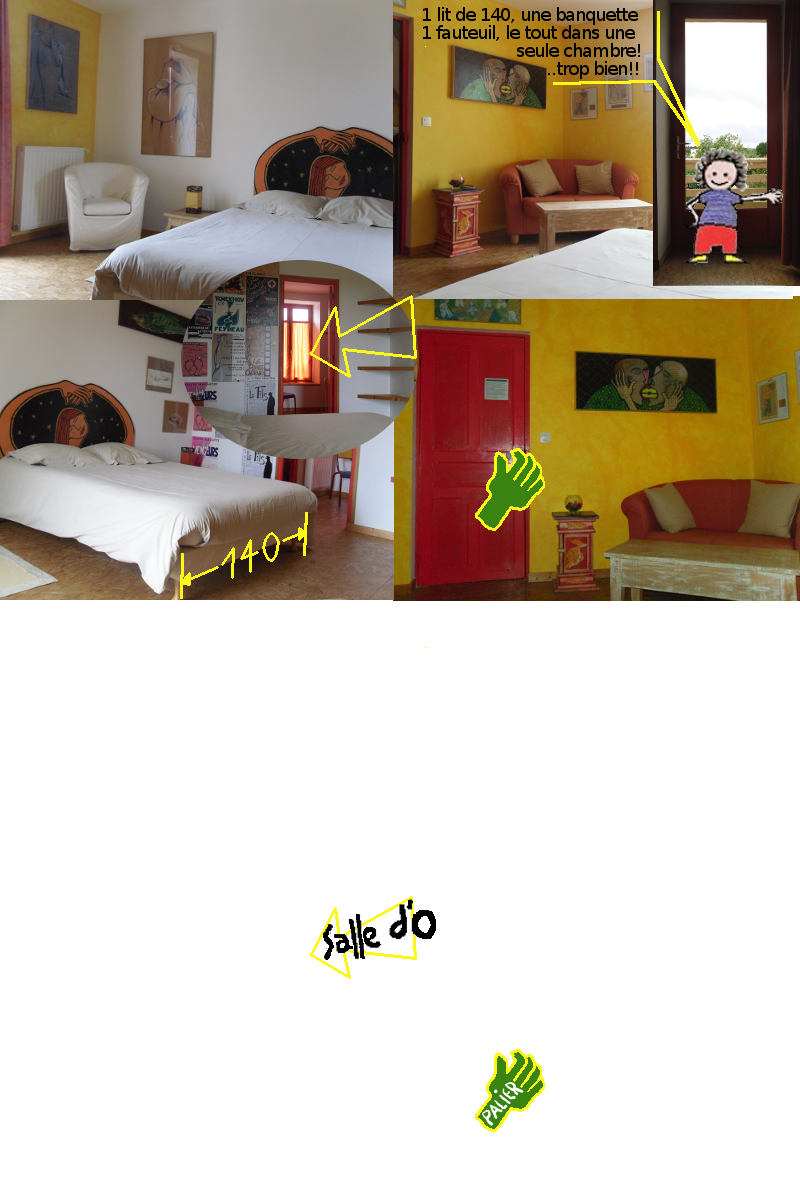
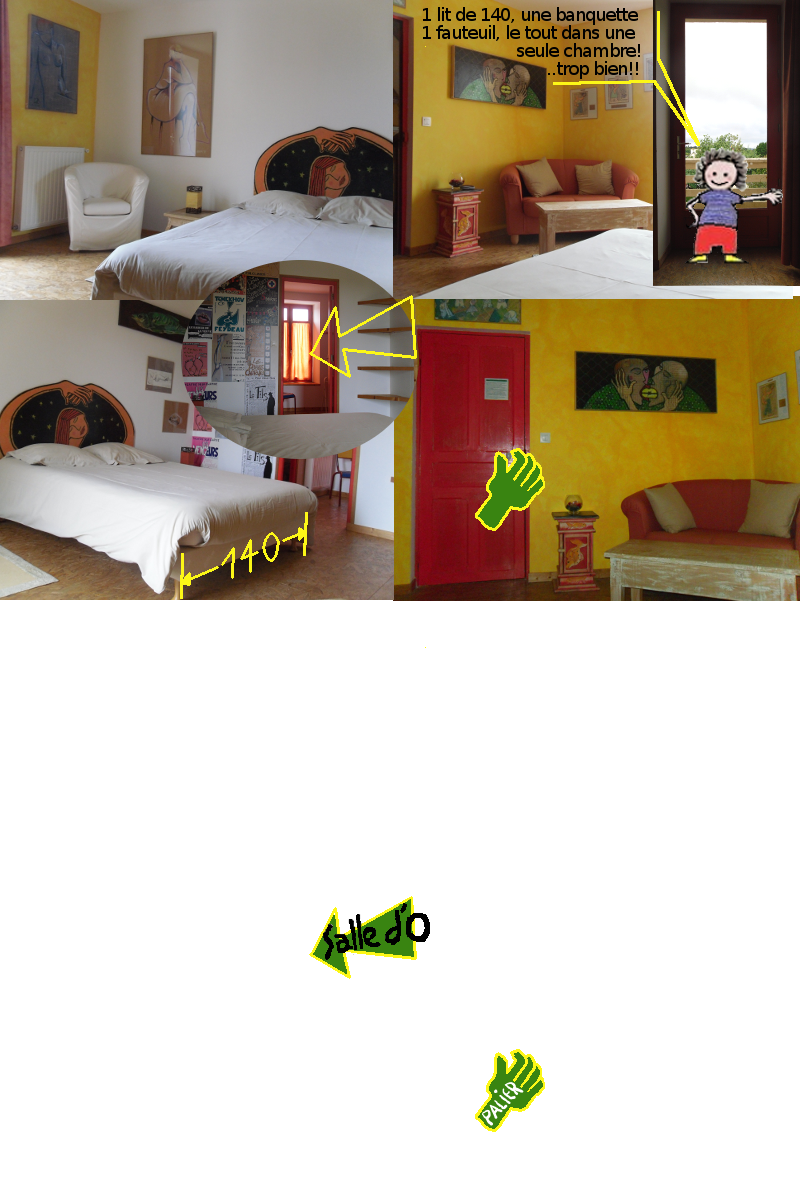
Layer changes from the first 800x1200 image to the second:
painted on "texte en bas" over <box>313,899,436,974</box>
